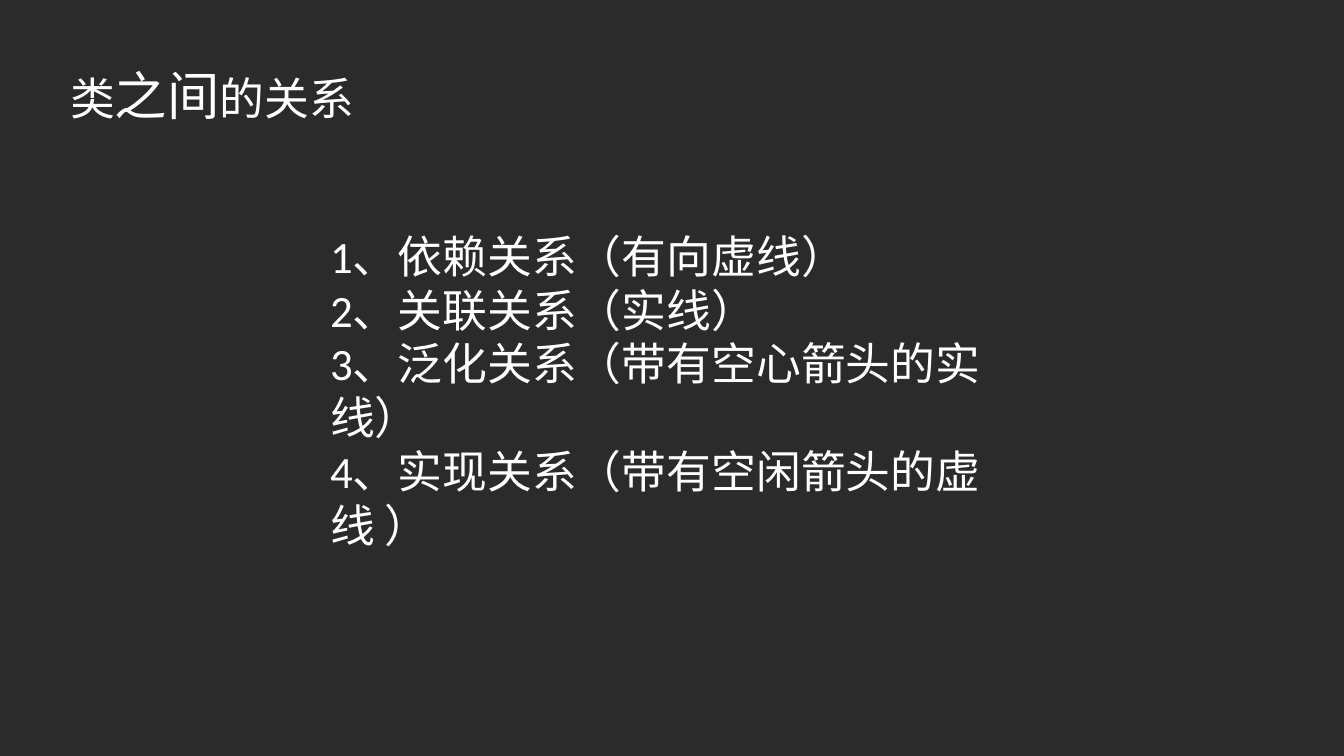
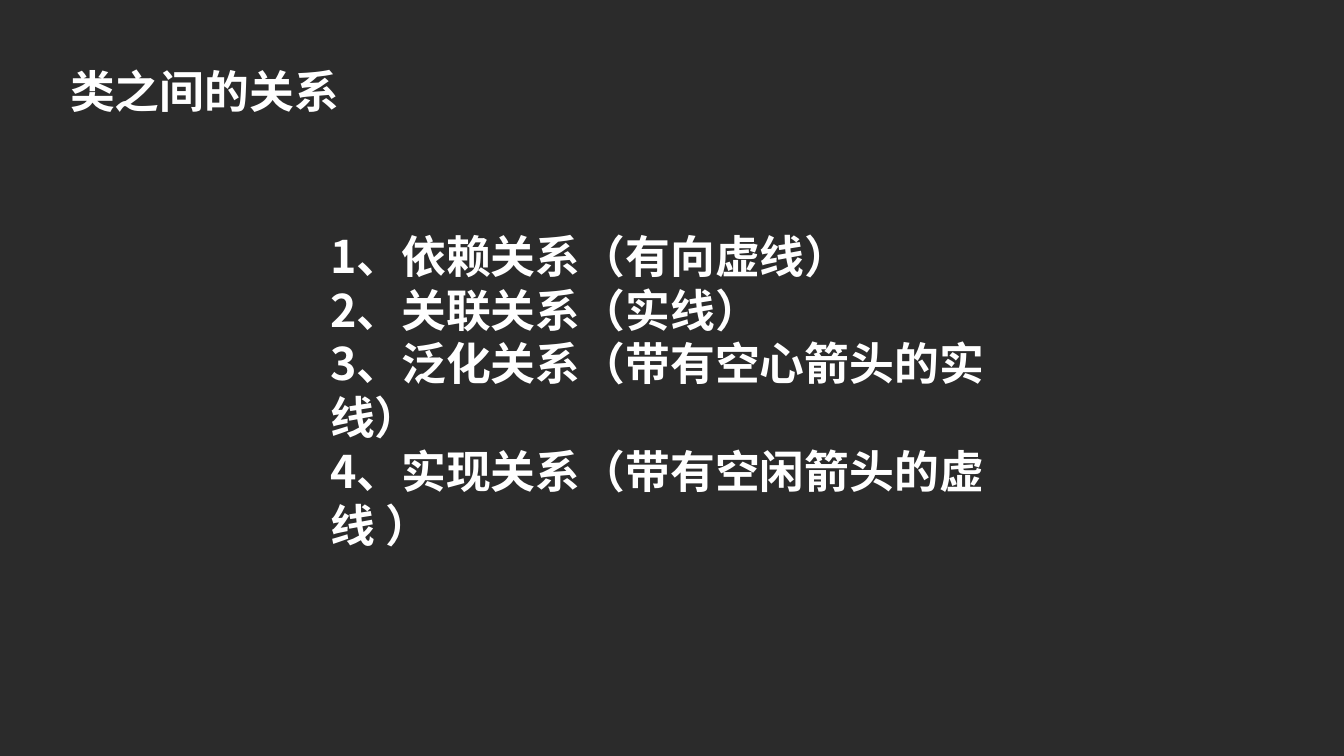
Before and after one commit to PRD2017G23/-, a slide deck: slide 27 of 小组作业/PPT/UML基础_图.pptx (slide 16 before the commit). Drawn at 1344x756 pixels with LibreOffice and Linux fonts; fonts in the diff are those of the drawing; background and template pictures are left out; a plain dark background stands for a picture behind light text. Boxes give left, top, right and bottom in pixels: in the first picture for what was removed or moved away, otherwise in the second. Text is boxed around its words. In the diff, an @@ line names an element or a change of style, - is before the commit and + after.

```diff
--- a/小组作业/PPT/UML基础_图.pptx
+++ b/小组作业/PPT/UML基础_图.pptx
@@ text "类之间的关系" at <box>70,69,339,112</box>: size 37.3 to 32 pt in "类之间的关系"; font Calibri to Noto Sans CJK SC, bold on @@
@@ text "1、依赖关系（有向虚线）" at <box>330,234,984,546</box>: font Calibri to Noto Sans CJK SC, bold on @@
```
Also in this commit, not shown: 39 other slides changed, 15 slides added, 25 slides removed.
